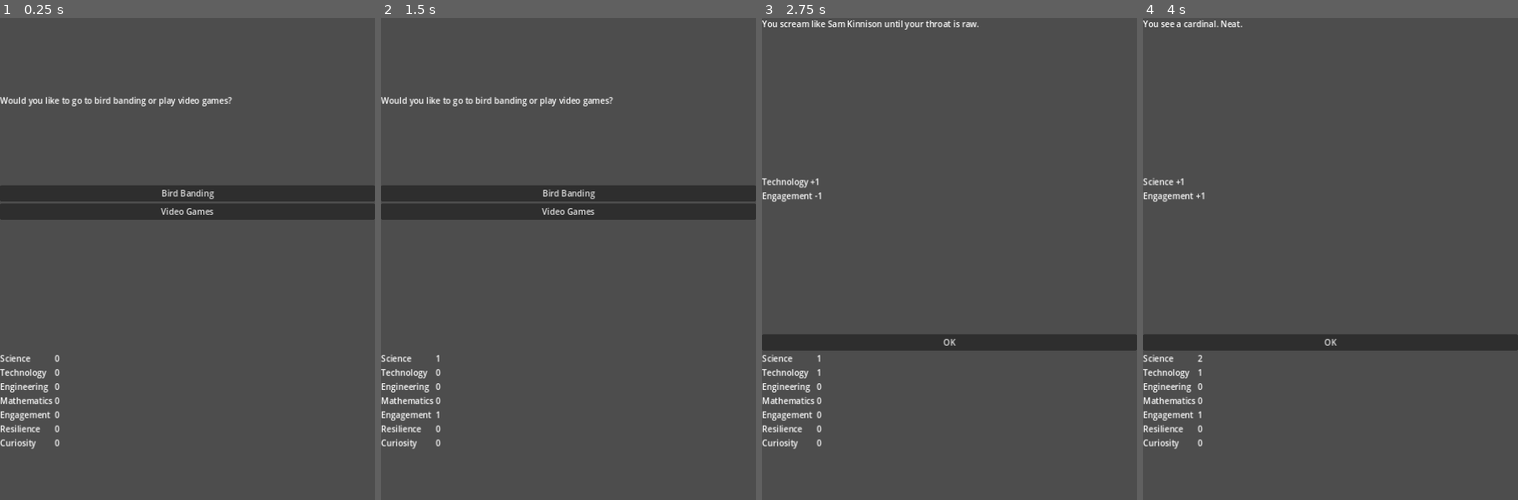
Above: before the commit, frames 1-4 (left to right).
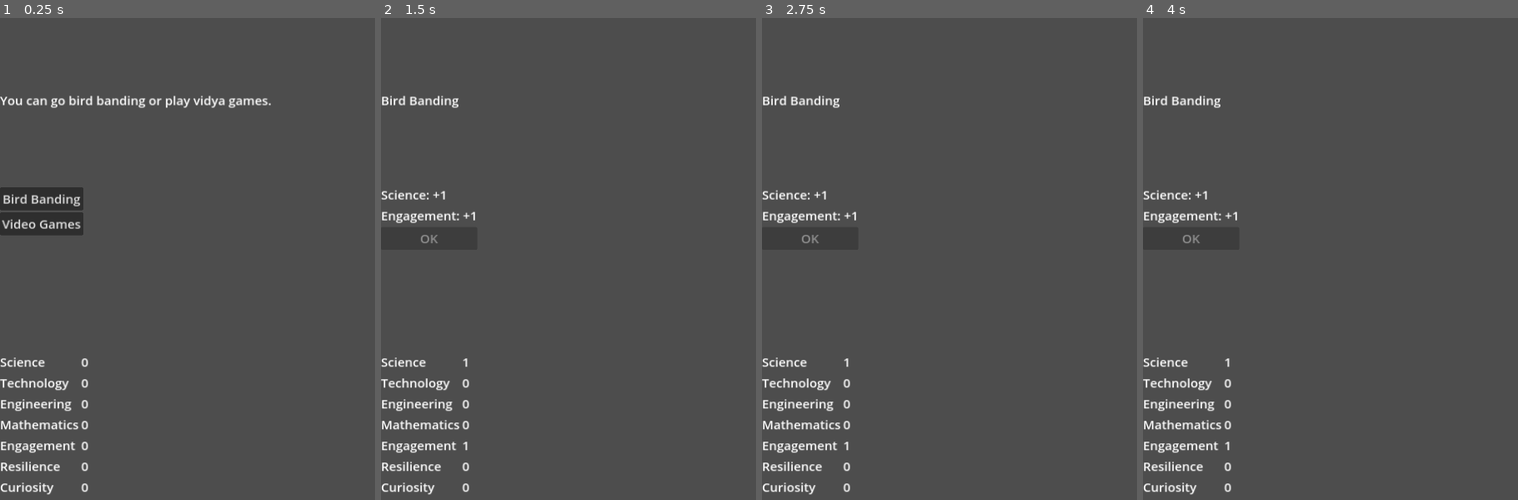
Above: after the commit, the same moments.

Repository: stem-career-paths/game
Game: Godot game, scene res://ui/main_screen.tscn
Two runs of this game, one before a commit and one after it. Both use one fixed random seed, a clock stepped at 60 frames per second and the inputs below.
Inputs (mouse positions are in pixels of both pictures, inside the frame that each line leads up to):
- Up to frame 1 (0.25 s): no input
- Up to frame 2 (1.5 s): click "Bird Banding" at 0.5 s; click (568, 340) at 1.25 s, where only the run before the commit has a clickable "OK"
- Up to frame 3 (2.75 s): click (949, 210) at 2 s, where only the run before the commit has a clickable "Video Games"
- Up to frame 4 (4 s): click (1330, 340) at 2.75 s, where only the run before the commit has a clickable "OK"; click (1330, 191) at 3.5 s, where only the run before the commit has a clickable "Bird Banding"

The runs differ from the first frame. In frame 1, 9.0% of the frame differs, in the area x 0-100%, y 16-99%; in frame 2, 9.2%; in frame 3, 6.6%; in frame 4, 6.4%.

Commit message:
Read story cards from a JSON representation

Diff:
--- a/project/project.godot
+++ b/project/project.godot
@@ -23,6 +23,10 @@
 window/stretch/aspect="expand"
 window/handheld/orientation=1
 
+[editor]
+
+export/convert_text_resources_to_binary=false
+
 [editor_plugins]
 
 enabled=PackedStringArray("res://addons/gut/plugin.cfg")
--- /dev/null
+++ b/project/story/bird_banding.json
@@ -0,0 +1,20 @@
+{
+	"text": "You can go bird banding or play vidya games.",
+	"options": [
+		{
+			"name": "Bird Banding",
+			"text": "You see a cardinal! Chirp! Chirp!",
+			"effects": {
+				"science": "1",
+				"engagement": "1",
+			},
+		},
+		{
+			"name": "Video Games",
+			"text": "You blast some bad guys.",
+			"effects": {
+				"technology": "1"
+			},
+		}
+	]
+}
--- a/project/story/story_event.gd
+++ /dev/null
@@ -1,23 +0,0 @@
-class_name StoryEvent extends RefCounted
-
-const _SAMPLE := "Would you like to go to bird banding or play video games?"
-
-func get_intro_text(_world:World)->String:
-	return _SAMPLE
-
-
-func get_options(_world:World)->Array[StoryOption]:
-	var option1 := StoryOption.new()
-	option1.text = "Bird Banding"
-	option1.result = StoryResult.new("You see a cardinal. Neat.",
-		{"science": 1, "engagement":1}
-	)
-	var option2 := StoryOption.new()
-	option2.text = "Video Games"
-	option2.result = StoryResult.new("You scream like Sam Kinnison until your throat is raw.",
-		{"technology": 1, "engagement": -1}
-	)
-	return [
-		option1,
-		option2
-	]
--- a/project/story/story_option.gd
+++ /dev/null
@@ -1,6 +0,0 @@
-class_name StoryOption extends RefCounted
-
-## The option text that could be shown on a selection button
-var text : String
-
-var result : StoryResult
--- a/project/story/story_result.gd
+++ /dev/null
@@ -1,28 +0,0 @@
-class_name StoryResult extends RefCounted
-
-var _text : String
-
-## The attribute-changing effects of this result.
-##
-## The keys are character attribute names and the values are numbers that are
-## added to those attributes.
-var _effects : Dictionary
-
-func _init(text:String, effects : Dictionary = {}):
-	_text = text
-	_effects = effects
-
-
-func get_effects()->Dictionary:
-	return _effects
-
-
-func get_text(_world:World)->String:
-	return _text
-
-
-func apply_result(world:World)->void:
-	for key in _effects.keys():
-		var original_value = world.character.get(key)
-		var new_value = original_value + _effects[key]
-		world.character.set(key, new_value)
--- /dev/null
+++ b/project/test/unit/deck_test.gd
@@ -0,0 +1,24 @@
+extends GutTest
+
+var deck : Deck
+
+func before_each():
+	deck = Deck.new()
+
+
+func test_is_empty():
+	assert_true(deck.is_empty())
+	_add_card_to_deck()
+	assert_false(deck.is_empty())
+
+
+func test_draw__reduces_deck_size():
+	for i in 2:
+		_add_card_to_deck()
+	assert_eq(deck.size(), 2)
+	deck.draw()
+	assert_eq(deck.size(), 1)
+
+
+func _add_card_to_deck():
+	deck.add(double(StoryCard).new())
--- a/project/test/unit/gut_configuration_test.gd
+++ /dev/null
@@ -1,7 +0,0 @@
-## Tests that the Gut configuration is correct.
-##
-## This file should be removed when real tests are put in place.
-extends GutTest
-
-func test_test_runs():
-	assert_true(true, "Gut configuration is fine.")
--- /dev/null
+++ b/project/test/unit/story_card_parser_test.gd
@@ -0,0 +1,37 @@
+extends GutTest
+
+const _JSON_DATA := """
+{
+	"text": "Sample",
+	"options": [
+		{
+			"name": "Option 1",
+			"text": "This is option 1",
+			"effects": {
+				"science": "1",
+				"engagement": "1"
+			},
+		},
+		{
+			"name": "Option 2",
+			"text": "This is option 2",
+			"effects": {
+				"technology": "1,"
+			},
+		}
+	]
+}
+"""
+
+func test_parse():
+	var parser := StoryCardParser.new()
+	var card := parser.parse(_JSON_DATA)
+	assert_not_null(card)
+	assert_eq(card.text, "Sample")
+	assert_eq(card.options.size(), 2)
+	assert_eq(card.options[0].text, "Option 1")
+	assert_eq(card.options[0].effects.size(), 2)
+	assert_eq(card.options[0].effects[0].attribute_name, "science")
+	assert_eq(card.options[0].effects[0].value, 1)
+	assert_eq(card.options[1].text, "Option 2")
+	assert_eq(card.options[1].effects.size(), 1)
--- a/project/ui/main_screen.gd
+++ b/project/ui/main_screen.gd
@@ -1,34 +1,27 @@
 extends Control
 
 var world := World.new()
-var story_event := StoryEvent.new()
 
 func _ready():
-	# Create the character for this session.
-	world.character = Character.new()
 	%CharacterDisplay.character = world.character
 
-	# Set up the game UI
-	var story_event_display := preload("res://ui/story_event_display.tscn").instantiate()
-	story_event_display.story_event = story_event
+	world.card_changed.connect(func(card):
+		_show_card(card)
+	)
+
+	var first_card := world.deck.draw()
+	world.card = first_card
+
+
+func _show_card(card:StoryCard)->void:
+	_clear(%StoryArea)
+
+	var story_event_display := preload("res://ui/story_card_display.tscn").instantiate()
+	story_event_display.card = card
 	story_event_display.world = world
 	%StoryArea.add_child(story_event_display)
 
-	story_event_display.selected.connect(func(option:StoryOption):
-		%StoryArea.remove_child(story_event_display)
 
-		var result_display := preload("res://ui/story_result_display.tscn").instantiate()
-		result_display.result = option.result
-		result_display.world = world
-		%StoryArea.add_child(result_display)
-
-		option.result.apply_result(world)
-
-		# For now, continuing the story just repeaats the same one again.
-		# It's simple and will be replaced with something like a deck of
-		# story cards later.
-		result_display.dismissed.connect(func():
-			%StoryArea.remove_child(result_display)
-			%StoryArea.add_child(story_event_display)
-		)
-	)
+func _clear(container:Control)->void:
+	while container.get_child_count() > 0:
+		container.remove_child(container.get_child(0))
--- a/project/ui/main_screen.tscn
+++ b/project/ui/main_screen.tscn
@@ -1,7 +1,10 @@
-[gd_scene load_steps=3 format=3 uid="uid://byai3be16a35w"]
+[gd_scene load_steps=4 format=3 uid="uid://byai3be16a35w"]
 
 [ext_resource type="Script" path="res://ui/main_screen.gd" id="1_0trh8"]
 [ext_resource type="PackedScene" uid="uid://scwnvnkr08fy" path="res://ui/character_display.tscn" id="2_lcikm"]
+
+[sub_resource type="Theme" id="Theme_urxq5"]
+default_font_size = 24
 
 [node name="MainScreen" type="Control"]
 layout_mode = 3
@@ -10,6 +13,7 @@
 anchor_bottom = 1.0
 grow_horizontal = 2
 grow_vertical = 2
+theme = SubResource("Theme_urxq5")
 script = ExtResource("1_0trh8")
 
 [node name="VBoxContainer" type="VBoxContainer" parent="."]
--- /dev/null
+++ b/project/ui/story_card_display.gd
@@ -0,0 +1,58 @@
+extends VBoxContainer
+
+var card : StoryCard
+var world : World
+
+@onready var _story_text := $StoryText
+@onready var _options_box := %OptionsBox
+@onready var _effects_box := %EffectsBox
+
+
+func _ready():
+	assert(card!=null, "card must be specified prior to adding to node tree")
+	assert(world!=null, "world must be specified prior to adding to node tree")
+	_update_display()
+
+
+## Update this control to show the content of the current card
+func _update_display()->void:
+	_story_text.text = card.text
+	_clear(_options_box)
+	_clear(_effects_box)
+
+	if not card.effects.is_empty():
+		for effect in card.effects:
+			# Set up a label to show that this effect is applied
+			var label := Label.new()
+			label.text = "%s: %+d" % [effect.attribute_name.to_pascal_case(), effect.value]
+			_effects_box.add_child(label)
+			effect.apply(world)
+
+	if card.options != []:
+		for option in card.options:
+			# Put the option into a StoryOption variable for ease of type hinting.
+			var story_option := option as StoryOption
+			var button := Button.new()
+			button.text = story_option.text
+			button.pressed.connect(func():
+				world.card = option.make_card()
+			)
+			_options_box.add_child(button)
+	else:
+		var ok_button := Button.new()
+		ok_button.text = "OK"
+
+		if world.deck.is_empty():
+			print("Uh oh, there are no more story cards")
+			ok_button.disabled = true
+		else:
+			ok_button.pressed.connect(func():
+				world.card = world.deck.draw()
+			)
+
+		_options_box.add_child(ok_button)
+
+
+func _clear(container:Control)->void:
+	while container.get_child_count() > 0:
+		container.remove_child(container.get_child(0))
--- /dev/null
+++ b/project/ui/story_card_display.tscn
@@ -0,0 +1,37 @@
+[gd_scene load_steps=2 format=3 uid="uid://c1ssyidvh4mgw"]
+
+[ext_resource type="Script" path="res://ui/story_card_display.gd" id="1_21ck1"]
+
+[node name="StoryEventDisplay" type="VBoxContainer"]
+anchors_preset = 15
+anchor_right = 1.0
+anchor_bottom = 1.0
+grow_horizontal = 2
+grow_vertical = 2
+script = ExtResource("1_21ck1")
+
+[node name="StoryText" type="Label" parent="."]
+layout_mode = 2
+size_flags_vertical = 3
+text = "Story Text"
+vertical_alignment = 1
+autowrap_mode = 2
+
+[node name="BottomPortion" type="Control" parent="."]
+layout_mode = 2
+size_flags_vertical = 3
+
+[node name="VBoxContainer" type="VBoxContainer" parent="BottomPortion"]
+layout_mode = 0
+offset_right = 40.0
+offset_bottom = 40.0
+
+[node name="EffectsBox" type="VBoxContainer" parent="BottomPortion/VBoxContainer"]
+unique_name_in_owner = true
+layout_mode = 2
+size_flags_vertical = 6
+
+[node name="OptionsBox" type="VBoxContainer" parent="BottomPortion/VBoxContainer"]
+unique_name_in_owner = true
+layout_mode = 2
+size_flags_vertical = 6
--- a/project/ui/story_event_display.gd
+++ /dev/null
@@ -1,21 +0,0 @@
-extends VBoxContainer
-
-signal selected(option)
-
-var story_event : StoryEvent
-var world : World
-
-@onready var _story_text := $StoryText
-@onready var _options_box := $OptionsBox
-
-func _ready():
-	assert(story_event!=null, "story_event must be specified prior to adding to node tree")
-	assert(world!=null, "world must be specified prior to adding to node tree")
-	_story_text.text = story_event.get_intro_text(world)
-	for option in story_event.get_options(world):
-		var button := Button.new()
-		button.text = option.text
-		button.pressed.connect(func():
-			selected.emit(option)
-		)
-		_options_box.add_child(button)
--- a/project/ui/story_event_display.tscn
+++ /dev/null
@@ -1,22 +0,0 @@
-[gd_scene load_steps=2 format=3 uid="uid://c1ssyidvh4mgw"]
-
-[ext_resource type="Script" path="res://ui/story_event_display.gd" id="1_njheb"]
-
-[node name="StoryEventDisplay" type="VBoxContainer"]
-anchors_preset = 15
-anchor_right = 1.0
-anchor_bottom = 1.0
-grow_horizontal = 2
-grow_vertical = 2
-script = ExtResource("1_njheb")
-
-[node name="StoryText" type="Label" parent="."]
-layout_mode = 2
-size_flags_vertical = 3
-text = "Story Text"
-vertical_alignment = 1
-autowrap_mode = 2
-
-[node name="OptionsBox" type="VBoxContainer" parent="."]
-layout_mode = 2
-size_flags_vertical = 3
--- a/project/ui/story_result_display.gd
+++ /dev/null
@@ -1,26 +0,0 @@
-extends VBoxContainer
-
-signal dismissed
-
-var result : StoryResult
-var world : World
-
-@onready var _story_label := $Story
-@onready var _effects_box := %EffectsBox
-
-
-func _ready():
-	assert(result!=null, "result must be specified")
-	assert(world!=null, "world must be specified")
-	_story_label.text = result.get_text(world)
-
-	var effects := result.get_effects()
-	for attribute in effects.keys():
-		var modifier = effects[attribute]
-		var label := Label.new()
-		label.text = "%s %+d" % [attribute.to_pascal_case(), modifier]
-		_effects_box.add_child(label)
-
-
-func _on_ok_button_pressed():
-	dismissed.emit()
--- a/project/ui/story_result_display.tscn
+++ b/project/ui/story_result_display.tscn
@@ -1,6 +1,33 @@
-[gd_scene load_steps=2 format=3 uid="uid://cd4negk3o335n"]
+[gd_scene load_steps=2 format=3 uid="uid://scprtnkdg4ka"]
 
-[ext_resource type="Script" path="res://ui/story_result_display.gd" id="1_ensc3"]
+[sub_resource type="GDScript" id="GDScript_wubyv"]
+script/source = "extends VBoxContainer
+
+signal dismissed
+
+var result : StoryResult
+var world : World
+
+@onready var _story_label := $Story
+@onready var _effects_box := %EffectsBox
+
+
+func _ready():
+	assert(result!=null, \"result must be specified\")
+	assert(world!=null, \"world must be specified\")
+	_story_label.text = result.get_text(world)
+
+	var effects := result.get_effects()
+	for attribute in effects.keys():
+		var modifier = effects[attribute]
+		var label := Label.new()
+		label.text = \"%s %+d\" % [attribute.to_pascal_case(), modifier]
+		_effects_box.add_child(label)
+
+
+func _on_ok_button_pressed():
+	dismissed.emit()
+"
 
 [node name="StoryResultDisplay" type="VBoxContainer"]
 anchors_preset = 15
@@ -8,7 +35,7 @@
 anchor_bottom = 1.0
 grow_horizontal = 2
 grow_vertical = 2
-script = ExtResource("1_ensc3")
+script = SubResource("GDScript_wubyv")
 
 [node name="Story" type="Label" parent="."]
 layout_mode = 2
--- /dev/null
+++ b/project/world/deck.gd
@@ -0,0 +1,25 @@
+class_name Deck extends RefCounted
+
+var _cards : Array[StoryCard] = []
+
+## Add a card to the bottom of the deck
+func add(card:StoryCard)->void:
+	assert(card!=null)
+	_cards.append(card)
+
+
+## Draw and return the top card of the deck
+func draw()->StoryCard:
+	var card := _cards[0]
+	_cards.remove_at(0)
+	return card
+
+
+## Check if the deck is empty
+func is_empty()->bool:
+	return _cards.is_empty()
+
+
+## Get the number of cards in the deck
+func size()->int:
+	return _cards.size()
--- /dev/null
+++ b/project/world/story_card.gd
@@ -0,0 +1,12 @@
+## The data structure for a "card" that is shown to the player.
+## It represents a single atomic interaction with the game.
+class_name StoryCard extends RefCounted
+
+## The text to be displayed on the card.
+var text : String
+
+## The options that the player can choose from.
+var options: Array[StoryOption] = []
+
+## Effects that this card applies when it is shown.
+var effects: Array[StoryEffect] = []
--- /dev/null
+++ b/project/world/story_card_parser.gd
@@ -0,0 +1,23 @@
+class_name StoryCardParser extends RefCounted
+
+func parse(text:String)->StoryCard:
+	var json := JSON.new()
+	var parse_result = json.parse(text)
+	assert(parse_result==OK, "Parsing JSON text failed.\nError \"%s\" on line %d." % [json.get_error_message(), json.get_error_line()])
+
+	var result := StoryCard.new()
+	result.text = json.data["text"]
+
+	var options_array = json.data["options"]
+	for option_dict in options_array:
+		var option := StoryOption.new()
+		option.text = option_dict["name"]
+		var effects_dict = option_dict["effects"]
+		for effect_key in effects_dict.keys():
+			var effect := StoryEffect.new()
+			effect.attribute_name = effect_key
+			effect.value = int(effects_dict[effect_key])
+			option.effects.append(effect)
+		result.options.append(option)
+
+	return result
--- /dev/null
+++ b/project/world/story_effect.gd
@@ -0,0 +1,8 @@
+class_name StoryEffect extends RefCounted
+
+var attribute_name : String
+var value := 0
+
+func apply(world:World)->void:
+	var character := world.character
+	character[attribute_name] = value
--- /dev/null
+++ b/project/world/story_loader.gd
@@ -0,0 +1,55 @@
+class_name StoryLoader extends RefCounted
+
+func load_cards(story_manager: StoryManager) -> void:
+	# Load all the cards
+	# Structure: res://story/<pack>/<id>.gd
+	# ID can include subdirectories
+	# (e.g. res://story/base_set/bird_banding/intro.gd becomes "bird_banding/intro")
+	var card_files = _recurse_dir()
+
+	for file in card_files:
+		_load_card(file, story_manager)
+
+
+func _load_card(file: String, story_manager: StoryManager) -> void:
+	var card_data = _parse_file(file)
+
+	var card := load("res://story" + file).new() as StoryCard
+	card.id = card_data.id
+	card.pack = card_data.pack
+
+	story_manager.cards.append(card)
+
+	if card_data.intro:
+		story_manager.deck.append(card)
+
+
+func _parse_file(file: String) -> Dictionary:
+	var result := {}
+
+	var parts := file.substr(1).replace(".gd", "").split("/")
+
+	result.pack = parts[0]
+	result.id = "/".join(parts.slice(1))
+	result.intro = parts[-1] == "intro"
+
+	return result
+
+
+func _recurse_dir(dir := "") -> Array[String]:
+	var dir_access = DirAccess.open("res://story/" + dir)
+	dir_access.list_dir_begin()
+
+	var files: Array[String] = []
+
+	while true:
+		var file = dir_access.get_next()
+
+		if file == "":
+			break
+		if file.ends_with(".gd"):
+			files.append(dir + "/" + file)
+		elif dir_access.current_is_dir():
+			files.append_array(_recurse_dir(dir + "/" + file))
+
+	return files
--- /dev/null
+++ b/project/world/story_option.gd
@@ -0,0 +1,19 @@
+## Data model for an option that the player can select from
+class_name StoryOption extends RefCounted
+
+## The text that could be shown on a button
+var text : String
+
+## The identifier (path?) of the story card to go to if this is selected
+var next : String
+
+## The effects that this option has on the world
+var effects : Array[StoryEffect] = []
+
+
+## Create a story card to show for when this option is selected.
+func make_card()->StoryCard:
+	var card := StoryCard.new()
+	card.text = text
+	card.effects.append_array(effects)
+	return card
--- a/project/world/world.gd
+++ b/project/world/world.gd
@@ -1,5 +1,29 @@
-## The game world
+## The state of the game world
 class_name World extends RefCounted
 
+const _STORY_DIR := "res://story/"
+
+signal card_changed(card:StoryCard)
+
 ## The current character whose story is being played
-var character : Character
+var character := Character.new()
+
+## The deck of cards from which story cards are drawn
+var deck := Deck.new()
+
+## The current card which may be null if there is not one.
+var card : StoryCard = null:
+	set(new_card):
+		if card != new_card:
+			card = new_card
+			card_changed.emit(card)
+
+
+func _init():
+	var parser := StoryCardParser.new()
+
+	var story_dir := DirAccess.open(_STORY_DIR)
+	for filename in story_dir.get_files():
+		var file := FileAccess.open(_STORY_DIR + filename, FileAccess.READ)
+		var decoded_card := parser.parse(file.get_as_text())
+		deck.add(decoded_card)
